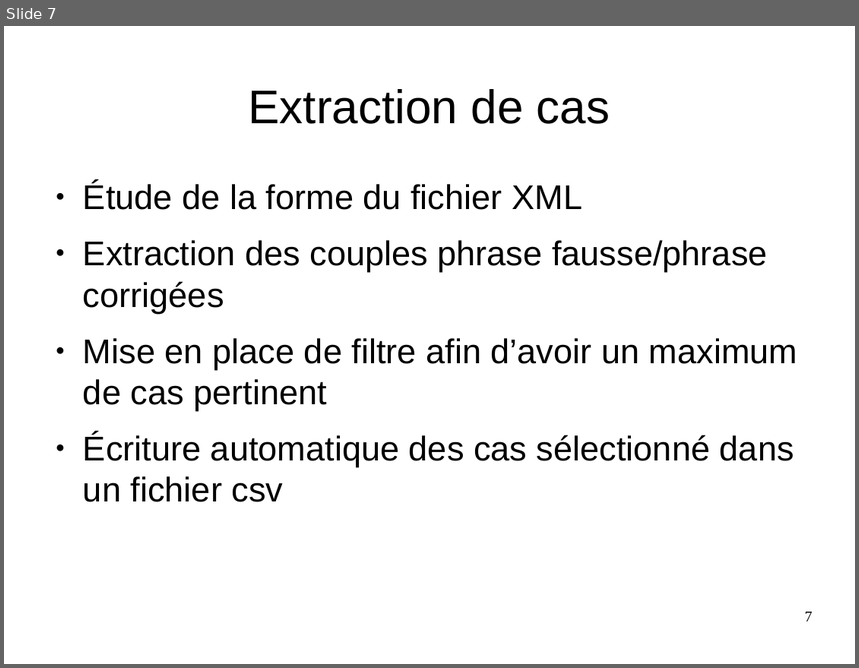
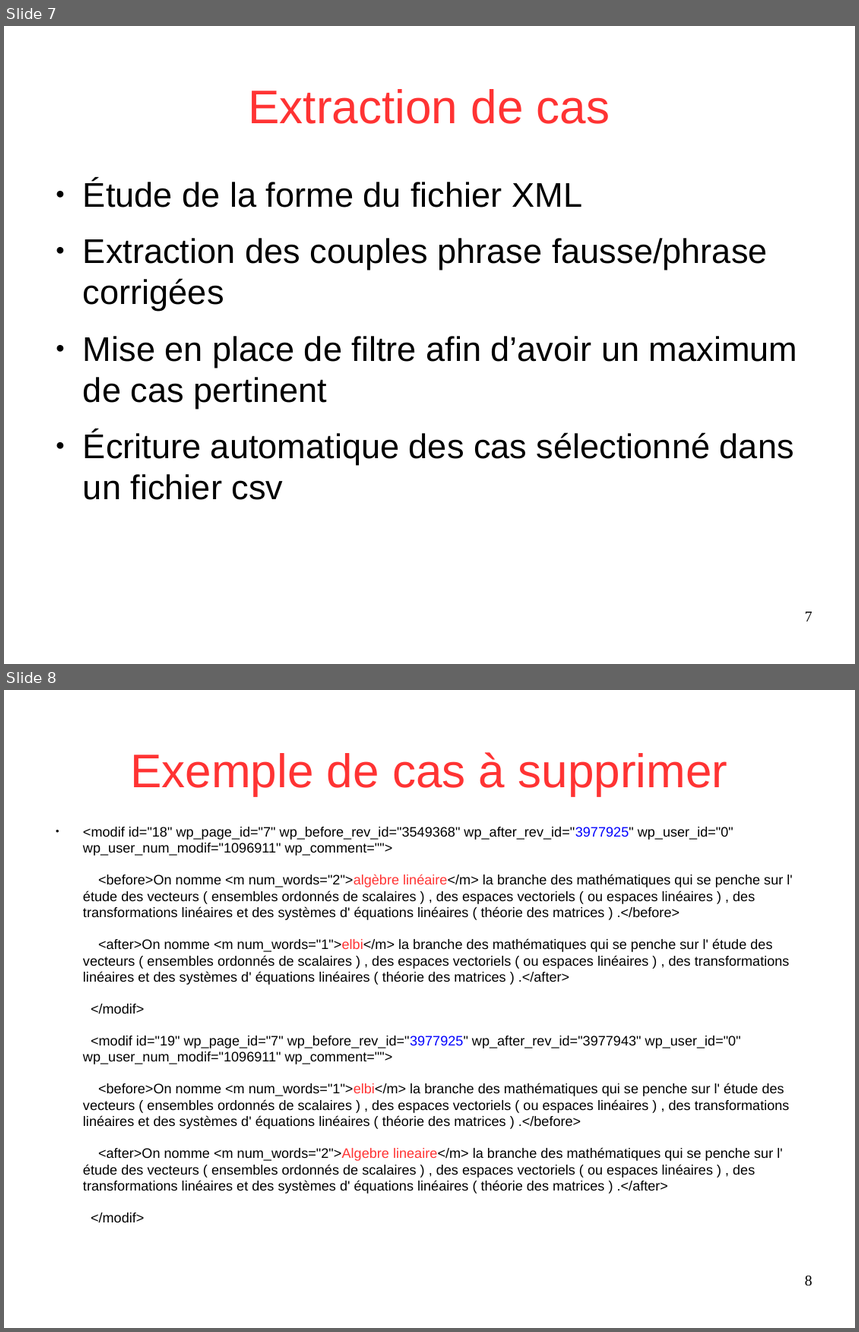
Before and after one commit to Sle3pingForest/StageL3, a slide deck: RapportDamien/presentation.odp. Shown one above the other, each under a label of ours: slide 7 before the commit, slides 7 and 8 after it. The pictures are 859x668 and 859x1332 pixels, drawn with LibreOffice and Linux fonts; fonts in the diff are those of the drawing. Boxes give left, top, right and bottom in pixels: in the first picture for what was removed or moved away, otherwise in the second. Text is boxed around its words. In the diff, an @@ line names an element or a change of style, - is before the commit and + after.

```diff
--- a/RapportDamien/presentation.odp
+++ b/RapportDamien/presentation.odp
@@ slide 8 added at (x1=4, y1=690, x2=855, y2=1328), background #FFFFFF @@
@@ title added at (x1=130, y1=752, x2=728, y2=796), 44 pt, text #FF3333 @@
+Exemple de cas à supprimer
@@ text added at (x1=83, y1=843, x2=792, y2=1194), 12.8 pt, text #000000 @@
+● <modif id="18" wp_page_id="7" wp_before_rev_id="3549368" wp_after_rev_id="3977925" wp_user_id="0" wp_user_num_modif="1096911" wp_comment="">
+<before>On nomme <m num_words="2">algèbre linéaire</m> la branche des mathématiques qui se penche sur l' étude des vecteurs ( ensembles ordonnés de scalaires ) , des espaces vectoriels ( ou espaces linéaires ) , des transformations linéaires et des systèmes d' équations linéaires ( théorie des matrices ) .</before>
+<after>On nomme <m num_words="1">elbi</m> la branche des mathématiques qui se penche sur l' étude des vecteurs ( ensembles ordonnés de scalaires ) , des espaces vectoriels ( ou espaces linéaires ) , des transformations linéaires et des systèmes d' équations linéaires ( théorie des matrices ) .</after>
+</modif>
+<modif id="19" wp_page_id="7" wp_before_rev_id="3977925" wp_after_rev_id="3977943" wp_user_id="0" wp_user_num_modif="1096911" wp_comment="">
+<before>On nomme <m num_words="1">elbi</m> la branche des mathématiques qui se penche sur l' étude des vecteurs ( ensembles ordonnés de scalaires ) , des espaces vectoriels ( ou espaces linéaires ) , des transformations linéaires et des systèmes d' équations linéaires ( théorie des matrices ) .</before>
+<after>On nomme <m num_words="2">Algebre lineaire</m> la branche des mathématiques qui se penche sur l' étude des vecteurs ( ensembles ordonnés de scalaires ) , des espaces vectoriels ( ou espaces linéaires ) , des transformations linéaires et des systèmes d' équations linéaires ( théorie des matrices ) .</after>
+</modif>
@@ page number added at (x1=805, y1=1276, x2=813, y2=1287), 14 pt, text #000000 @@
+8
@@ slide 7 changed as well @@
@@ title "Extraction de cas" at (x1=249, y1=89, x2=610, y2=124): text colour #000000 to #FF3333 @@
@@ text "Étude de la forme du ..." at (x1=83, y1=180, x2=798, y2=500): vertical alignment top to middle @@
```
Also in this commit, not shown: 7 other slides changed, 3 other slides added, 1 slide removed, 1 other file.
